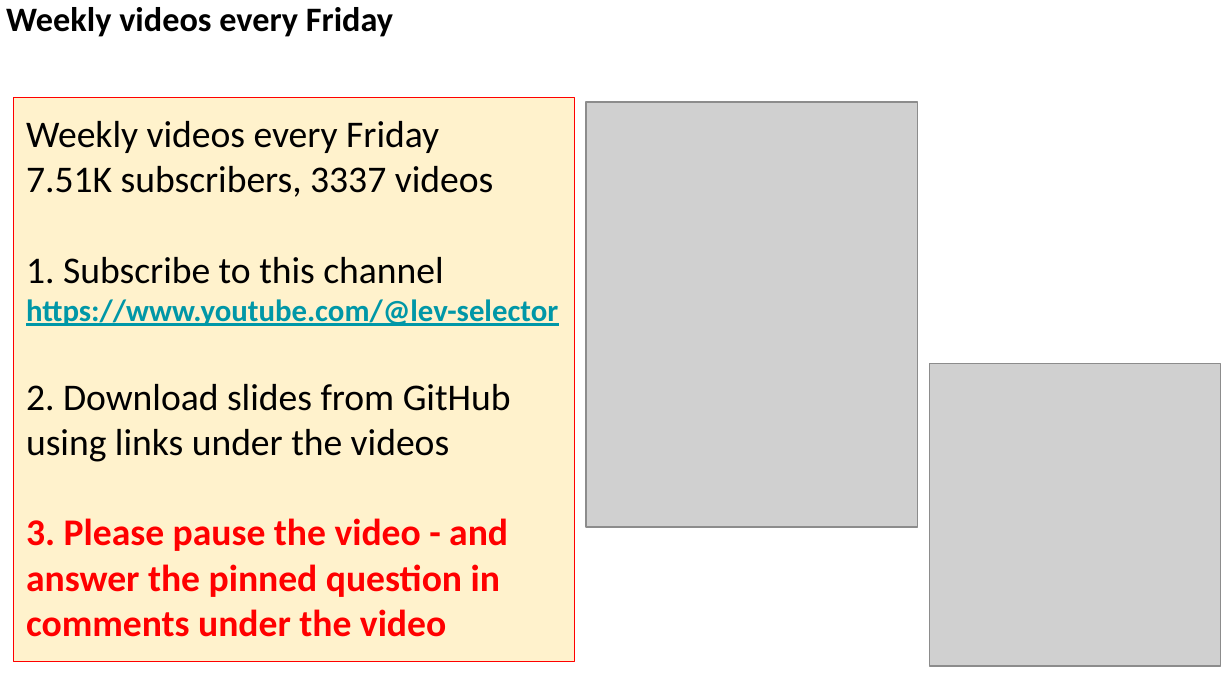
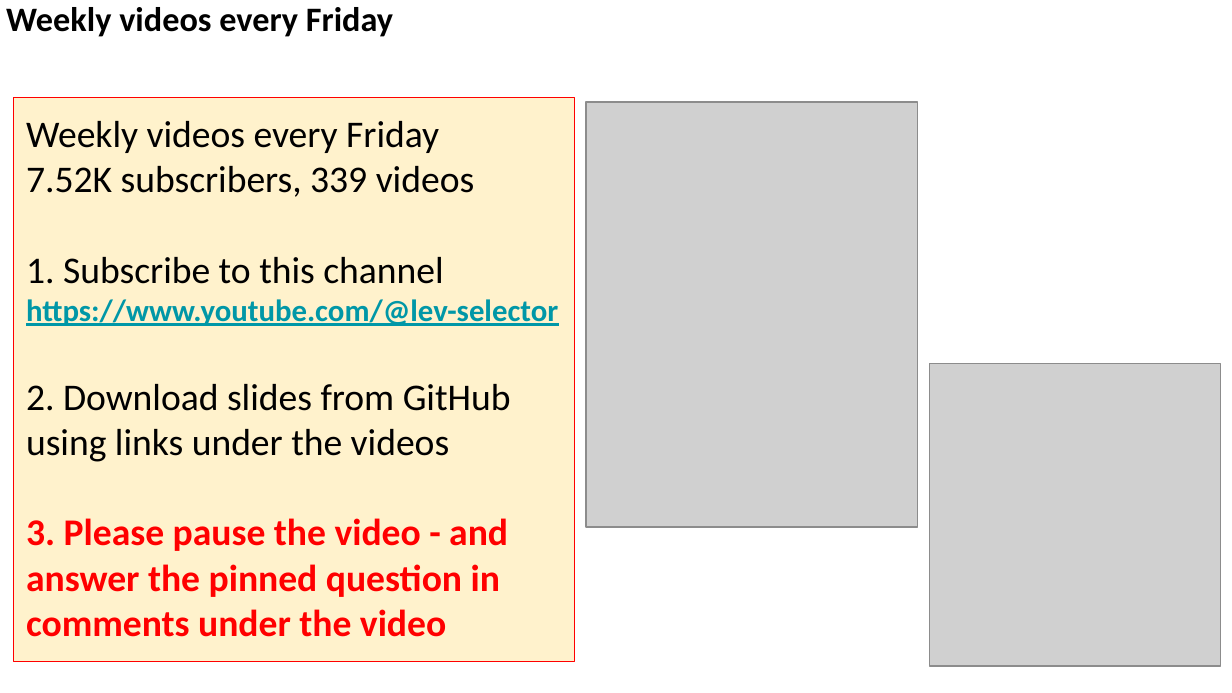
Before and after one commit to lselector/seminar, a slide deck: slide 9 of 2026/2026-09-18-AI-News.pptx. Drawn at 1232x693 pixels with LibreOffice and Linux fonts; fonts in the diff are those of the drawing; grey boxes stand for pictures. Boxes give left, top, right and bottom in pixels: in the first picture for what was removed or moved away, otherwise in the second. Text is boxed around its words. In the diff, an @@ line names an element or a change of style, - is before the commit and + after.

```diff
--- a/2026/2026-09-18-AI-News.pptx
+++ b/2026/2026-09-18-AI-News.pptx
@@ text in rectangle at (26, 166, 475, 197): text changed @@
-7.51K subscribers, 3337 videos
+7.52K subscribers, 339 videos
```
Also in this commit, not shown: 7 other slides changed, 3 slides added.
